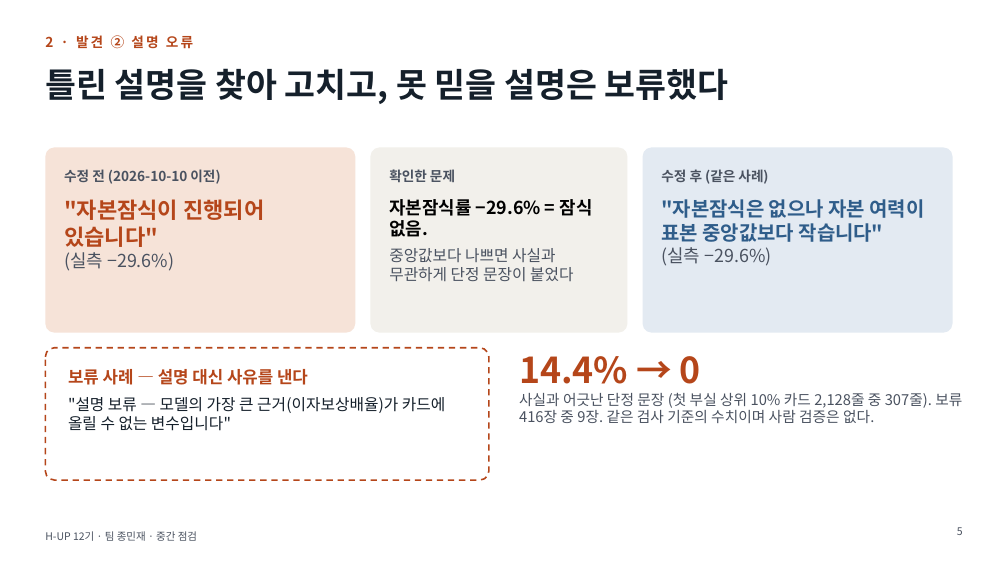
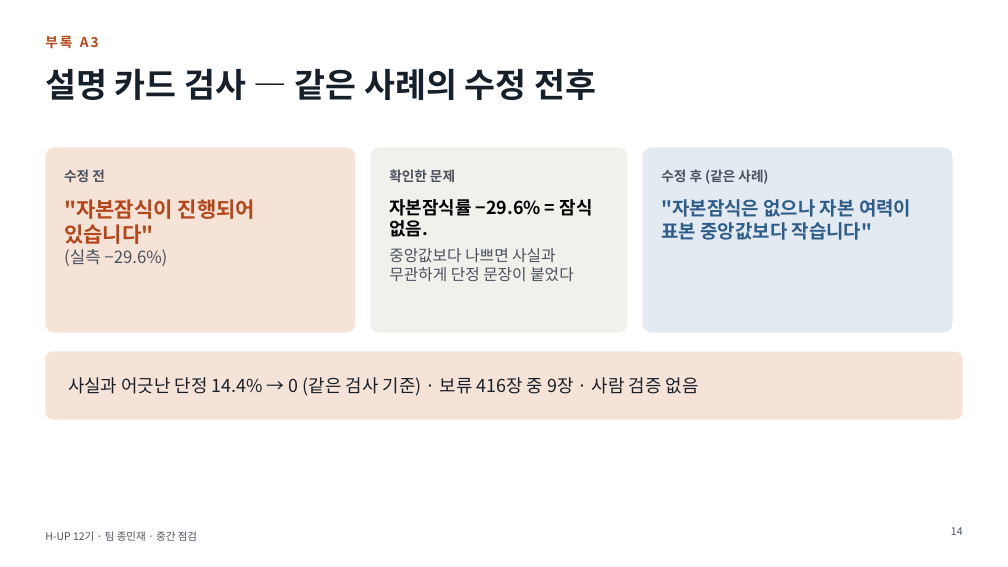
Before and after one commit to ejongmin/h-up-xai-project, a slide deck: slide 14 of 발표/중간점검_보고회.pptx (slide 5 before the commit). Drawn at 1008x567 pixels with LibreOffice and Linux fonts; fonts in the diff are those of the drawing. Boxes give left, top, right and bottom in pixels: in the first picture for what was removed or moved away, otherwise in the second. Text is boxed around its words. In the diff, an @@ line names an element or a change of style, - is before the commit and + after.

```diff
--- a/발표/중간점검_보고회.pptx
+++ b/발표/중간점검_보고회.pptx
@@ text at (45,35,99,49): text changed @@
-2 · 발견 ② 설명 오류
+부록 A3
@@ title at (45,68,596,100): text changed @@
-틀린 설명을 찾아 고치고, 못 믿을 설명은 보류했다
+설명 카드 검사 — 같은 사례의 수정 전후
@@ text at (64,169,105,182): text changed @@
-수정 전 (2026-10-10 이전)
+수정 전
@@ text ""자본잠식이 진행되어 있습니다"" at (64,199,255,266): size 21 to 20 pt in ""자본잠식이 진행되어 있습니다""; size 17 to 16 pt in "(실측 −29.6%)" @@
@@ text ""자본잠식은 없으나 자본 여력이 표본 ..." at (661,199,911,240): size 19 to 18 pt @@
@@ text at (661,247,771,266): paragraph removed @@
-(실측 −29.6%)
@@ rounded rectangle: place and size @@
-rounded rectangle at (45,348,489,480)
+rounded rectangle at (45,352,963,420)
@@ rounded rectangle at (45,352,963,420): fill #FFFFFF to #F6E3D8; outline #B5461A 1.5 pt dashed to none; proportions changed @@
@@ text "사실과 어긋난 단정 14.4% → ..." at (68,377,699,396): vertical alignment top to middle @@
@@ text removed at (519,356,962,423) @@
-14.4% → 0
-사실과 어긋난 단정 문장 (첫 부실 상위 10% 카드 2,128줄 중 307줄). 보류 416장 중 9장. 같은 검사 기준의 수치이며 사람 검증은 없다.
@@ text at (68,377,699,396): text changed; size 15 to 17 pt @@
-보류 사례 — 설명 대신 사유를 낸다
-"설명 보류 — 모델의 가장 큰 근거(이자보상배율)가 카드에 올릴 수 없는 변수입니다"
+사실과 어긋난 단정 14.4% → 0 (같은 검사 기준) · 보류 416장 중 9장 · 사람 검증 없음
@@ page number at (951,527,963,535): text changed @@
-5
+14
```
Also in this commit, not shown: 7 other slides changed, 5 slides added, 6 slides removed, 1 other file.
